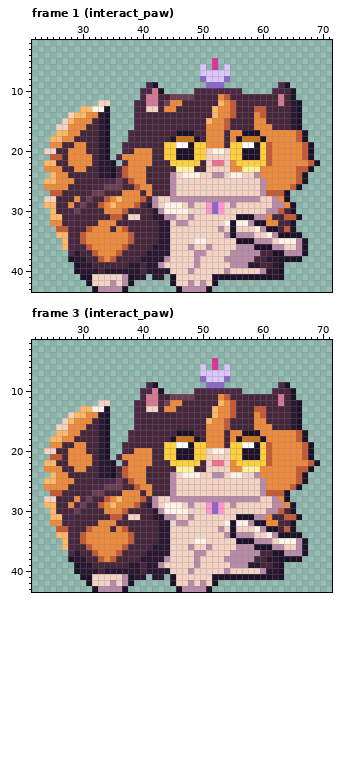
Two versions of one pixel-art file, assets/source/characters/donut/donut_h40_interact.ase. That is the earlier state.
72x44 pixels, 8 frames. Shown: frame 1 (interact_paw): x 22..71, y 2..43; frame 3 (interact_paw): x 22..71, y 2..43. The commit also changed other frames, which this record leaves out.
New version:
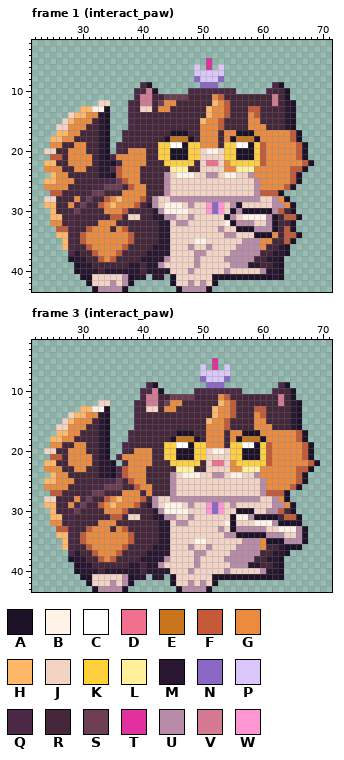
Palette (. is transparent): A #1e1229  B #fff3e8  C #ffffff  D #f2708f  E #c8751c  F #c45a36  G #ec8b3e  H #ffb867  J #f3d3c3  K #ffcf3c  L #fff09a  M #2a1731  N #8a68c8  P #dbc6fb  Q #4a2846  R #45263a  S #6c3e52  T #e2309f  U #b88ca9  V #d47a93  W #ff95d3
Change:
--- frame 1 (interact_paw)
@@ x 22..71 @@
  4 ..................................................
- 5 ..............................T...................
- 6 ............................P.T.P.................
- 7 ............................PPPPP.................
- 8 ............................NPPPN.................
- 9 ...................QA........NNN.........QA.......
-10 ..................QQVA.....QQQQQQQQ.....QRRA......
-11 ..................QVVRRSSSSRRRRGFRRRRRRRRVRA......
-12 ...........JJ....QRVVRSGGRRRRRRHGFRRRRRRRVRMA.....
-13 ........HHBBA....QRJJRGGRRRRRRHGGFRRRFFRRRRMA.....
-14 ......JHHGGMA....QRRRRRRRRRRRRHGGFRRRGFRRRRMA.....
-15 .....JHGGGRMA....QRRRRRRRRRRRHGGFRRRRGGRRRRMA.....
-16 ....JJGGGRRMA....QRRRRRRRRRRRGGGFRRRRGGGRRRMA.....
-17 ....HHGGRRRMA...QRRRRRRRAAARRGGGRGGAAAGGGGGGFA....
-18 ...HHGGRRRRMA...QRRRRRRAEEEARGGGRGAEEEAGGGGGFA....
-19 ...GGRRGGRRMA..QRRRRRRKKCCAKKGGGRKKCCAKFGGGGGFA...
-20 ..JJRRGGGRRMA..QRGGGRRKKAAAKKJBBJKKAAAKFGGGGGFA...
-21 ...FFRGGGGRMA.QGGGGGRRKKAAAKKJJJJKKAAAKFGGGGGFA...
-22 ..HHRRGGGGRMMA.QGGGGRRRKKKKKRJDDJGKKKKKFGGGGGGFA..
-23 ..GGGRRGGRRMMAQFGGGRRRRRLLLRRJJJJGGLLLGGGGGGFFA...
-24 ...HGGRRRRRMMAQFGGGRRRRUJBBBJJUUJBBJJUGGGGGGFA....
-25 ..HHGGGRRRRRQQSRFGGRRRRUJJJJJJJJJJJJJJUGGGGGFA....
-26 ..GGGGRRRRQQSSSRRFGGRRRUJJJJJJJJJJJJJJUGGGGFA.....
-27 ...FFRRRRQSSRRRGGGRGRRRUJJJJJJJJJJJJJJUFFFA.......
+ 5 .............................T....................
+ 6 ...........................P.T.P..................
+ 7 ...........................PPPPP..................
+ 8 ...........................NPPPN..................
+ 9 ..................QA........NNN.........QA........
+10 .................QQVA.....QQQQQQQQ.....QRRA.......
+11 .................QVVRRSSSSRRRRGFRRRRRRRRVRA.......
+12 ...........JJ...QRVVRSGGRRRRRRHGFRRRRRRRVRMA......
+13 ........HHBBA...QRJJRGGRRRRRRHGGFRRRFFRRRRMA......
+14 ......JHHGGMA...QRRRRRRRRRRRRHGGFRRRGFRRRRMA......
+15 .....JHGGGRMA...QRRRRRRRRRRRHGGFRRRRGGRRRRMA......
+16 ....JJGGGRRMA...QRRRRRRRRRRRGGGFRRRRGGGRRRMA......
+17 ....HHGGRRRMA..QRRRRRRRAAARRGGGRGGAAAGGGGGGFA.....
+18 ...HHGGRRRRMA..QRRRRRRAEEEARGGGRGAEEEAGGGGGFA.....
+19 ...GGRRGGRRMA.QRRRRRRKKCCAKKGGGRKKCCAKFGGGGGFA....
+20 ..JJRRGGGRRMA.QRGGGRRKKAAAKKJBBJKKAAAKFGGGGGFA....
+21 ...FFRGGGGRMAQGGGGGRRKKAAAKKJJJJKKAAAKFGGGGGFA....
+22 ..HHRRGGGGRMMAQGGGGRRRKKKKKRJDDJGKKKKKFGGGGGGFA...
+23 ..GGGRRGGRRMMQFGGGRRRRRLLLRRJJJJGGLLLGGGGGGFFA....
+24 ...HGGRRRRRMMAFGGGRRRRUJBBBJJUUJBBJJUGGGGGGFA.....
+25 ..HHGGGRRRRRQQSFGGRRRRUJJJJJJJJJJJJJJUGGGGGFA.....
+26 ..GGGGRRRRQQSSSRFGGRRRUJJJJJJJJJJJJJJUGGGGFA......
+27 ...FFRRRRQSSRRRGGGGRRRUJJJJJJJJJJJJJJUFFFA........
 28 ..JJRRRGQSRRFGHGGGFRUJJUUUUUUUUUUUUUUUJJUGA.......
-29 ..HHRRGQSRRFGHGGGFRMUJBBBJUJJWNWJUJJJJJJUUGA......
-30 ...HRRQSRRRRGGGFRRRRMUBBBBJJJWNWJJJJJJJUUFRA......
-31 ...HHRQRRRRRRFFRJJRRMMUUJJUJJJJJJJAAAUUGRRFFA.....
-32 ...GGRQRRRRGGGRRRRRRRMMJUUJJJJJJBABBUAAGGRRA......
-33 ....FFQRRFGGGRGFRRRRRMMJJJJJJJJUJAJJJBUAARFA......
-34 ....HHQRFGGGGGGGFRRRRMMJJJJJJJJJUAUUUJJBUAAAA.....
-35 .....HQRFGGGGGGGFRRRRMMJJJJBBJJJJJAAAUUUJBBBUA....
-36 .....HQRRFGGGGGFRRRRMMMJJJUJJUJJJJUUUAAAUUJJUA....
-37 ......QMRRFGGGFRRRRMMMMJJJJUUJJJJUUUUURRAAUUUA....
-38 ......AMMRRFGFRRRRMMMMUJJJJUJJJJUUUUURRMMAAAA.....
+29 ..HHRRGQSRRFGHGGGFRMUJBBBJUJJWNWJUAJJJJJUUGA......
+30 ...HRRQSRRRRGGGFRRRRMUBBBBJJJWNWJAUAAAAAUFRA......
+31 ...HHRQRRRRRRFFRJJRRMMUUJJUJJJJJAUJBBBBUARFFA.....
+32 ...GGRQRRRRGGGRRRRRRRMMJUUJJJJJJBAUUUJJUARRA......
+33 ....FFQRRFGGGRGFRRRRRMMJJJJJJJJUJJAAAUUUARFA......
+34 ....HHQRFGGGGGGGFRRRRMMJJJJJJJJJUUJJJAAAGRFFA.....
+35 .....HQRFGGGGGGGFRRRRMMJJJJBBJJJJJJUUUGGRRFA......
+36 .....HQRRFGGGGGFRRRRMMMJJJUJJUJJJJUUUUGRRMA.......
+37 ......QMRRFGGGFRRRRMMMMJJJJUUJJJJUUUUURRMMA.......
+38 ......AMMRRFGFRRRRMMMMUJJJJUJJJJUUUUURRMMA........
 39 .......AMMRRRRRRMMRMMUJJJJJUJJJJJUUUMMRRMA........
--- frame 3 (interact_paw), layer "legs_near"
@@ x 53..69 @@
 29 WJUJJJJJJUUGA....
-30 WJJJJJJJUUFRA....
-31 JJJAAAUUGRRFFA...
-32 JBABBUAAGGRRA....
-33 UJAJJJBUAARFA....
-34 JUAUUUJJBUAAAA...
-35 JJJAAAUUUJBBBUA..
-36 JJJUUUAAAUUJJUA..
-37 JJUUUUURRAAUUUA..
-38 JUUUUURRMMAAAA...
+30 WJJAAAJJUUFRA....
+31 JJABBUAAAARFFA...
+32 JBAJJJBBBUAAAA...
+33 UJAUUUUUJJBBBUA..
+34 JUUAAAAAUUUJJUA..
+35 JJJJUUUGAAAUUUA..
+36 JJJUUUUGRRMAAA...
+37 JJUUUUURRMMA.....
+38 JUUUUURRMMA......
 39 JJUUUMMRRMA......
